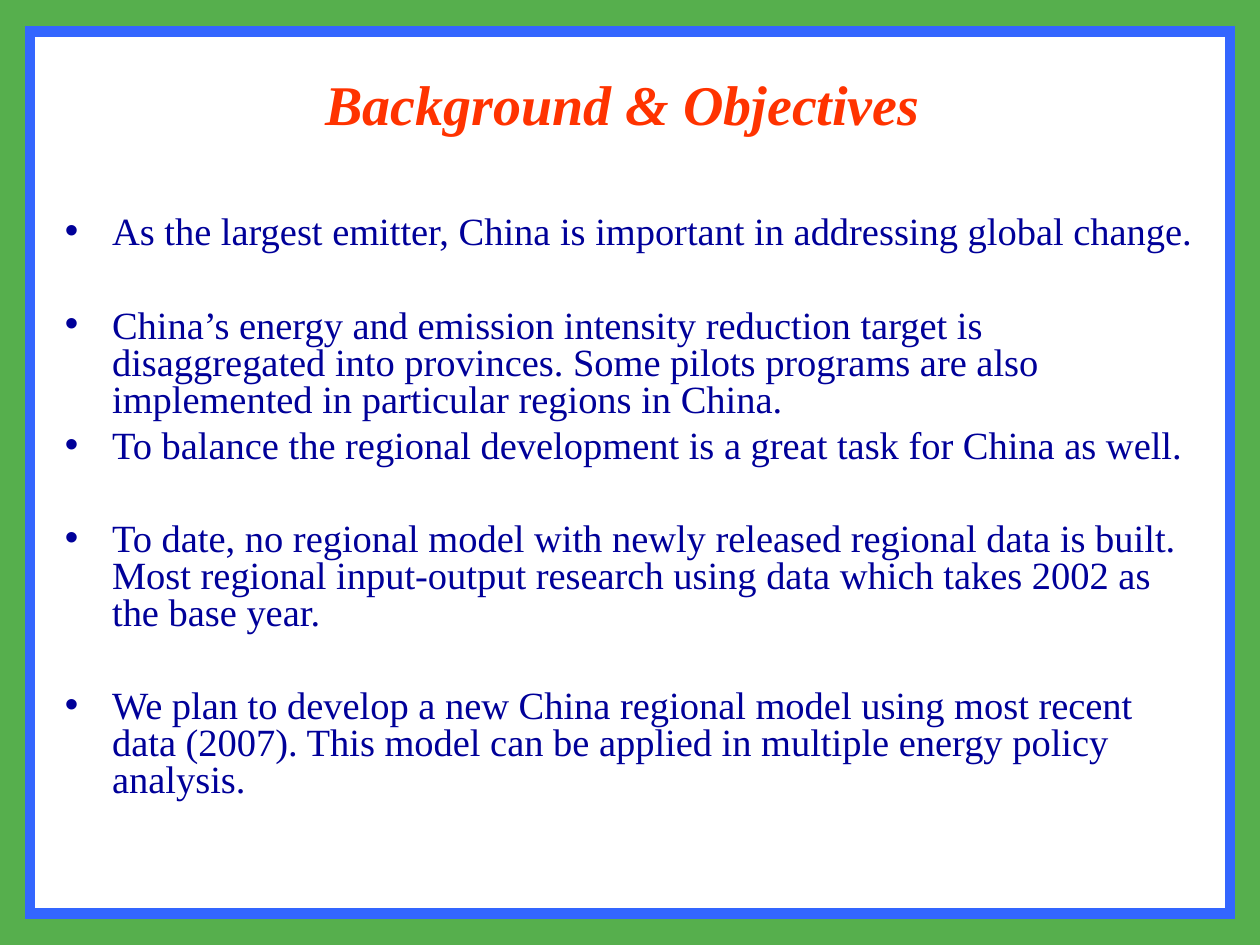
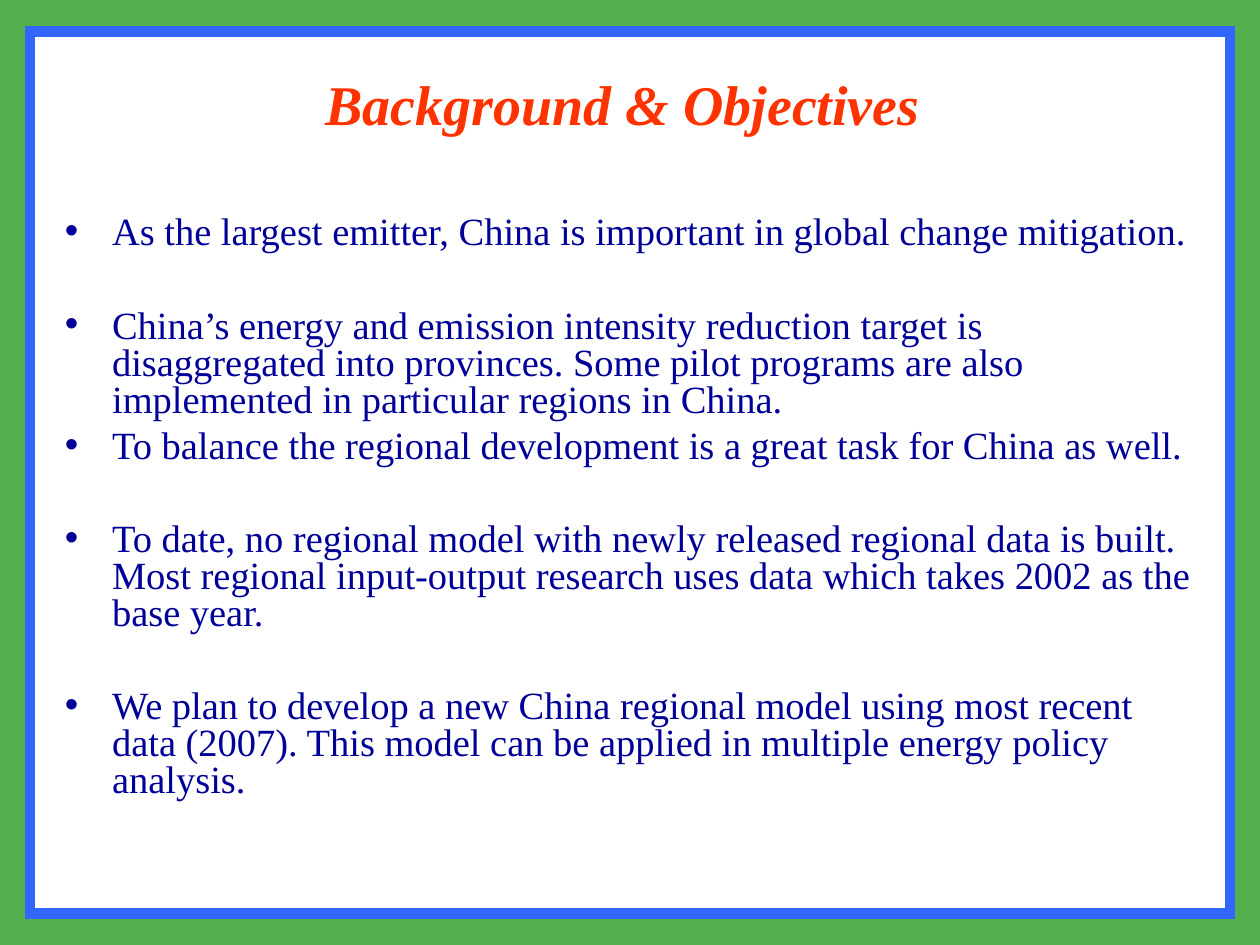
Before and after one commit to zhangda1021/data, a slide deck: slide 3 of data preparation.ppt. Drawn at 1260x945 pixels with LibreOffice and Linux fonts; fonts in the diff are those of the drawing. Boxes give left, top, right and bottom in pixels: in the first picture for what was removed or moved away, otherwise in the second. Text is boxed around its words. In the diff, an @@ line names an element or a change of style, - is before the commit and + after.

```diff
--- a/data preparation.ppt
+++ b/data preparation.ppt
@@ text at <box>112,218,1186,421</box>: text changed @@
-• As the largest emitter, China is important in addressing global change.
-• China’s energy and emission intensity reduction target is disaggregated into provinces. Some pilots programs are also implemented in particular regions in China.
+• As the largest emitter, China is important in global change mitigation.
+• China’s energy and emission intensity reduction target is disaggregated into provinces. Some pilot programs are also implemented in particular regions in China.
@@ text at <box>112,525,1190,634</box>: text changed @@
-• To date, no regional model with newly released regional data is built. Most regional input-output research using data which takes 2002 as the base year.
+• To date, no regional model with newly released regional data is built. Most regional input-output research uses data which takes 2002 as the base year.
```
Also in this commit, not shown: 6 other slides changed, 21 other files.
